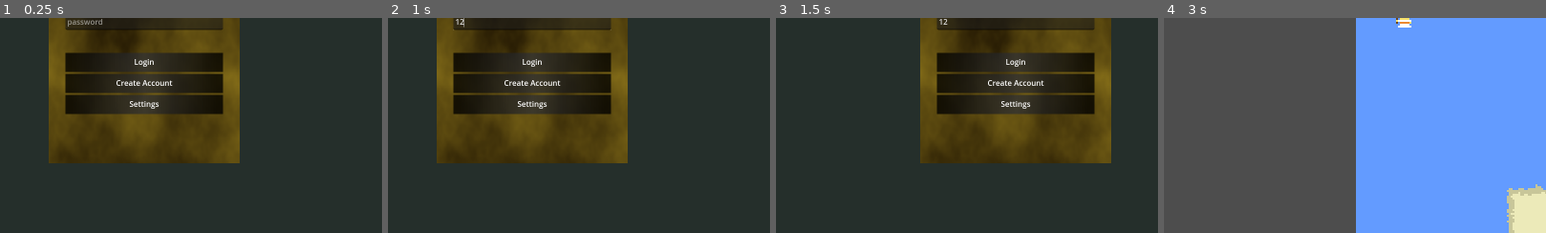
Above: before the commit, frames 1-4 (left to right).
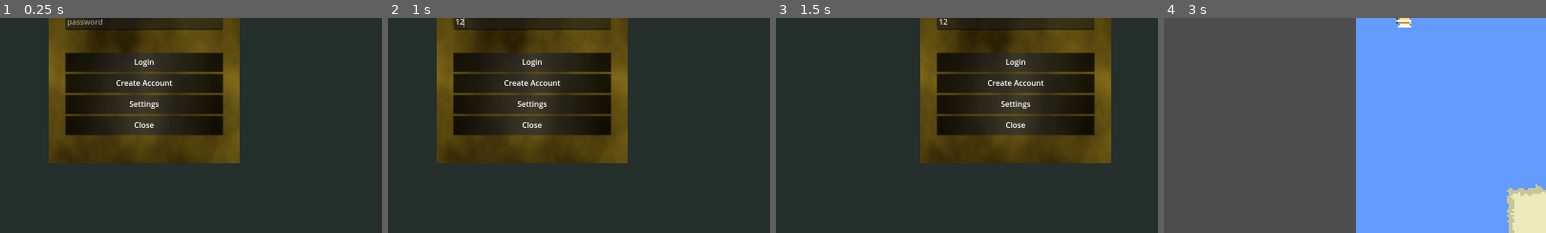
Above: after the commit, the same moments.

Repository: kuromo/gdMultiProt
Game: Godot game, scene res://scenes/mainScenes/sceneHandler.tscn
The game is run twice, just before and just after one commit, with the same random seed, the same clock (stepped at 60 frames per second) and the same inputs.
Inputs (mouse positions are % of the whole screen's width and height, from its top left):
- Up to frame 1 (0.25 s): no input
- Up to frame 2 (1 s): click (50, 43) at 0.52 s; type "12" at 0.6 s; click (50, 50) at 0.75 s; type "12" at 0.83 s
- Up to frame 3 (1.5 s): click "Settings" at 1.25 s
- Up to frame 4 (3 s): click "Windowed" at 2 s; click "Login" at 2.75 s
The pictures show only the part of the screen within x 31-81%, y 50-100%; the shares and areas given below are measured in that part.

The runs differ from the first frame. In frame 1, 3.7% of the frame differs, in the area x 17-59%, y 45-55%; in frame 2, 3.7%; in frame 3, 3.7%; in frame 4, nothing differs.

Commit message:
menus updated
keys toggle menu now, close game buttons, some ingame menu buttons connected

Diff:
--- a/client/scenes/mainScenes/map.gd
+++ b/client/scenes/mainScenes/map.gd
@@ -15,10 +15,10 @@
 func _unhandled_input(event):
 	if event.is_action_pressed("options"):
 		print("options key pressed")
-		$/root/sceneHandler.openSettings()
+		$/root/sceneHandler.toggleSettings()
 	elif event.is_action_pressed("escape"):
 		print("escape key pressed")
-		$/root/sceneHandler.openIngameMenu()
+		$/root/sceneHandler.toggleIngameMenu()
 
 func propRot(rot):
 	ySortPivot.rotation += rot
--- a/client/scenes/mainScenes/sceneHandler.gd
+++ b/client/scenes/mainScenes/sceneHandler.gd
@@ -25,6 +25,10 @@
 	closeSettings()
 
 
+func closeApp():
+	get_tree().quit()
+
+
 func exexGraphicSettings():
 	DisplayServer.window_set_min_size(Vector2i(800,600))
 	DisplayServer.window_set_mode(userSettings.windowMode)
@@ -38,14 +42,26 @@
 	settingsSplitter.collapsed = true
 	settingsSplitter.get_child(0).visible = false
 
+func toggleSettings():
+	if settingsSplitter.collapsed:
+		openSettings()
+	else:
+		closeSettings()
+
 func openIngameMenu():
 	if ingameMenuSplitter:
-		print("open ign has splitter")
 		ingameMenuSplitter.collapsed = false
 
 func closeIngameMenu():
 	if ingameMenuSplitter:
 		ingameMenuSplitter.collapsed = true
+
+func toggleIngameMenu():
+	if ingameMenuSplitter:
+		if ingameMenuSplitter.collapsed:
+			openIngameMenu()
+		else:
+			closeIngameMenu()
 
 func userVerified():
 	var mapInstance = map.instantiate()
@@ -53,11 +69,10 @@
 
 func createGameContainer(instance):
 
-	var mapInstance = map.instantiate()
 	var vpContInstance = SubViewportContainer.new()
 	vpContInstance.stretch = true
 	var vpInstance = SubViewport.new()
-	vpInstance.add_child(mapInstance)
+	vpInstance.add_child(instance)
 	vpContInstance.add_child(vpInstance)
 	$settingsSplitter/loginScreen.queue_free()
 
--- /dev/null
+++ b/client/scenes/ui/ingameMenu.gd
@@ -0,0 +1,15 @@
+extends Control
+
+
+
+
+func _on_return_button_pressed():
+	$/root/sceneHandler.closeIngameMenu()
+
+
+func _on_settings_button_pressed():
+	$/root/sceneHandler.openSettings()
+
+
+func _on_close_button_pressed():
+	$/root/sceneHandler.closeApp()
--- a/client/scenes/ui/ingameMenu.tscn
+++ b/client/scenes/ui/ingameMenu.tscn
@@ -1,6 +1,7 @@
-[gd_scene load_steps=2 format=3 uid="uid://bw3r8g5ae2lmp"]
+[gd_scene load_steps=3 format=3 uid="uid://bw3r8g5ae2lmp"]
 
 [ext_resource type="Texture2D" uid="uid://baeobv3hbg2t6" path="res://assets/tiles/32pxHelmet.png" id="1_6ja2q"]
+[ext_resource type="Script" path="res://scenes/ui/ingameMenu.gd" id="1_nylo7"]
 
 [node name="ingameMenu" type="Control"]
 layout_mode = 3
@@ -9,6 +10,7 @@
 anchor_bottom = 1.0
 grow_horizontal = 2
 grow_vertical = 2
+script = ExtResource("1_nylo7")
 
 [node name="HBoxContainer" type="HBoxContainer" parent="."]
 layout_mode = 1
@@ -63,3 +65,7 @@
 icon = ExtResource("1_6ja2q")
 icon_alignment = 1
 vertical_icon_alignment = 0
+
+[connection signal="pressed" from="HBoxContainer/returnButton" to="." method="_on_return_button_pressed"]
+[connection signal="pressed" from="HBoxContainer/settingsButton" to="." method="_on_settings_button_pressed"]
+[connection signal="pressed" from="HBoxContainer/closeButton" to="." method="_on_close_button_pressed"]
--- a/client/scenes/ui/loginScreen.gd
+++ b/client/scenes/ui/loginScreen.gd
@@ -71,3 +71,7 @@
 
 func _on_settings_button_pressed():
 	$/root/sceneHandler.openSettings()
+
+
+func _on_close_button_pressed():
+	$/root/sceneHandler.closeApp()
--- a/client/scenes/ui/loginScreen.tscn
+++ b/client/scenes/ui/loginScreen.tscn
@@ -176,6 +176,30 @@
 text = "Settings
 "
 
+[node name="closeButton" type="TextureButton" parent="base/loginBox"]
+custom_minimum_size = Vector2(0, 40)
+layout_mode = 2
+texture_normal = SubResource("GradientTexture1D_o2hbk")
+texture_pressed = SubResource("GradientTexture1D_3kx3e")
+texture_disabled = SubResource("GradientTexture1D_5aopw")
+stretch_mode = 0
+flip_h = true
+
+[node name="Label" type="Label" parent="base/loginBox/closeButton"]
+layout_mode = 1
+anchors_preset = 8
+anchor_left = 0.5
+anchor_top = 0.5
+anchor_right = 0.5
+anchor_bottom = 0.5
+offset_left = -21.0
+offset_top = -13.0
+offset_right = 21.0
+offset_bottom = 13.0
+grow_horizontal = 2
+grow_vertical = 2
+text = "Close"
+
 [node name="createBox" type="VBoxContainer" parent="base"]
 visible = false
 custom_minimum_size = Vector2(35, 50)
@@ -288,5 +312,6 @@
 [connection signal="pressed" from="base/loginBox/loginButton" to="." method="_on_login_button_pressed"]
 [connection signal="pressed" from="base/loginBox/createButton" to="." method="_on_create_button_pressed"]
 [connection signal="pressed" from="base/loginBox/settingsButton" to="." method="_on_settings_button_pressed"]
+[connection signal="pressed" from="base/loginBox/closeButton" to="." method="_on_close_button_pressed"]
 [connection signal="pressed" from="base/createBox/confirmButton" to="." method="_on_confirm_button_pressed"]
 [connection signal="pressed" from="base/createBox/backButton" to="." method="_on_back_button_pressed"]
--- a/client/scenes/ui/settingsMenu.gd
+++ b/client/scenes/ui/settingsMenu.gd
@@ -24,8 +24,6 @@
 	for key in windowModes:
 		windowModeSelect.add_item(windowModes[key], key)
 
-	print("window mode from save")
-	print(userSettings.windowMode)
 	var selectedIndex = windowModeSelect.get_item_index(userSettings.windowMode)
 	windowModeSelect.selected = selectedIndex
 
@@ -55,7 +53,6 @@
 		if userSettings:
 			if userSettings.actionEvents.has(action):
 				var event = userSettings.actionEvents[action]
-				print(action)
 				InputMap.action_erase_events(action)
 				InputMap.action_add_event(action, event)
 			button.actionRemapped.connect(_onActionRemapped)
